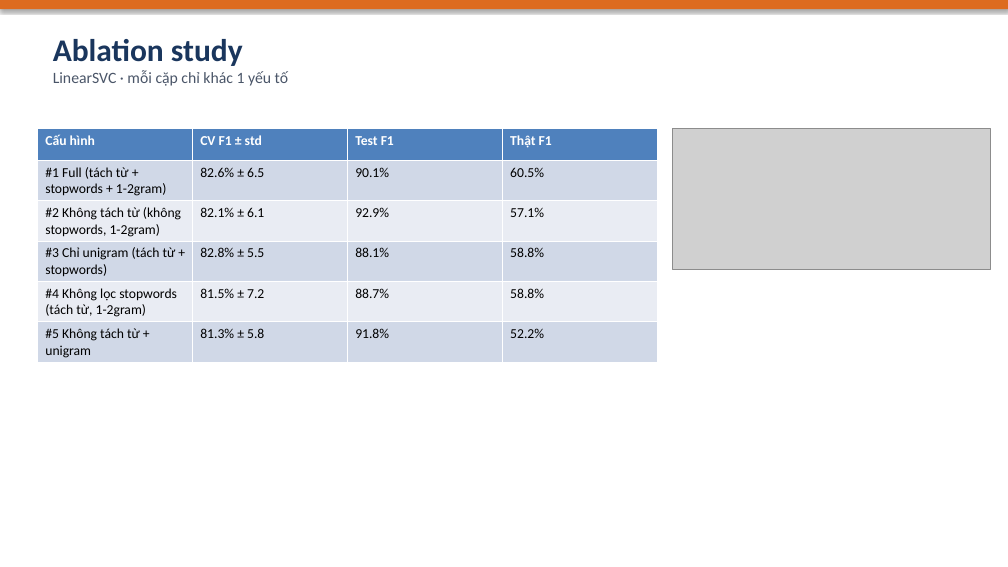
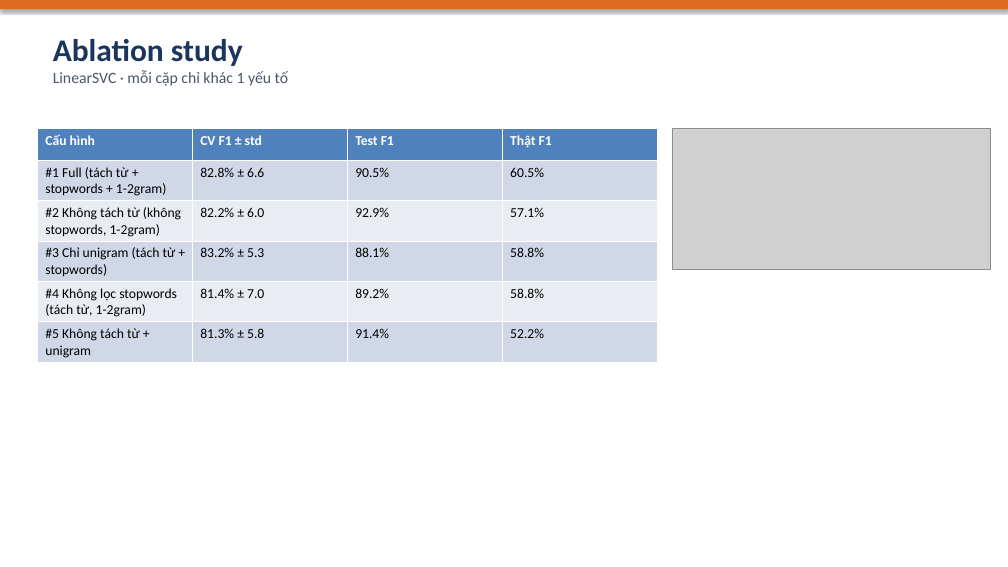
Before and after one commit to hoangdq08/uit-ohs-law-retrieval, a slide deck: slide 8 of reports/Slide_BaoCao_DoAn.pptx. Drawn at 1008x567 pixels with LibreOffice and Linux fonts; fonts in the diff are those of the drawing; grey boxes stand for pictures. Boxes give left, top, right and bottom in pixels: in the first picture for what was removed or moved away, otherwise in the second. Text is boxed around its words. In the diff, an @@ line names an element or a change of style, - is before the commit and + after.

```diff
--- a/reports/Slide_BaoCao_DoAn.pptx
+++ b/reports/Slide_BaoCao_DoAn.pptx
@@ table at (38,129,658,362) @@
-row 2, column 2: 82.6% ± 6.5
+row 2, column 2: 82.8% ± 6.6
-row 2, column 3: 90.1%
+row 2, column 3: 90.5%
-row 3, column 2: 82.1% ± 6.1
+row 3, column 2: 82.2% ± 6.0
-row 4, column 2: 82.8% ± 5.5
+row 4, column 2: 83.2% ± 5.3
-row 5, column 2: 81.5% ± 7.2
+row 5, column 2: 81.4% ± 7.0
-row 5, column 3: 88.7%
+row 5, column 3: 89.2%
-row 6, column 3: 91.8%
+row 6, column 3: 91.4%
```
Also in this commit, not shown: 3 other slides changed, 17 other files.
